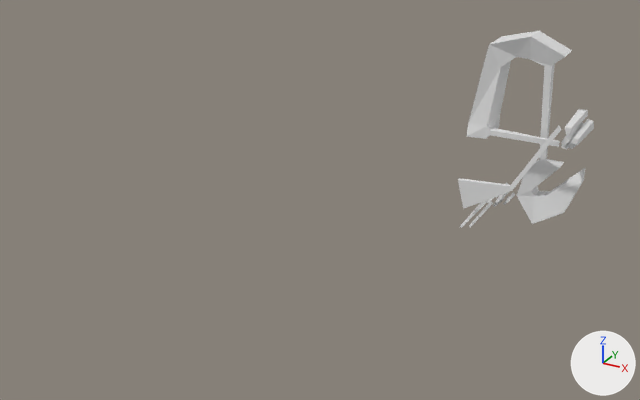
The OBJ model assets/models/level/model.obj, before and after one commit.
One viewpoint serves both versions: a camera (50 mm lens) standing at (64.0, -379.0, 141.0) and looking at (-79.0, -118.0, 11.0). The lights are fixed; the arrows at lower right show +X, +Y and +Z. The first picture is the older version. Where no turn or scale is listed for an object, it has been applied to the vertices.

Names of what the first picture shows: 'levelMesh'.
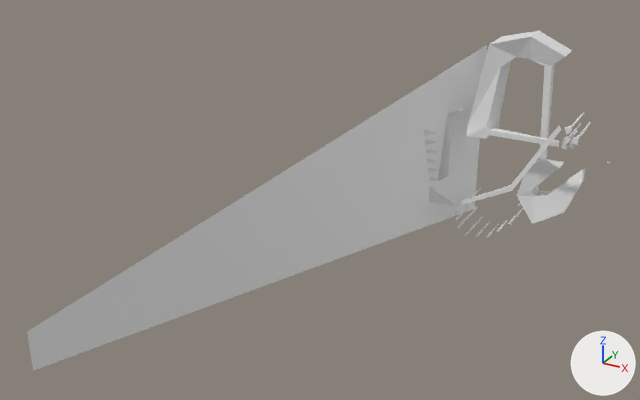
Location of each change, [x1, y1, x2, y2] in pixels of the pictures (640 x 400 px):
'levelMesh', reshaped (326% wider, 72% taller): before [458, 31, 594, 228]; after [27, 31, 610, 371]
part 1 of me_levelmesh, built on: before [458, 109, 594, 228]; after [27, 45, 610, 371]

What the commit changed:
me_levelmesh is used by ob_levelmesh; location (0.0, 0.0, 0.0).
me_levelmesh had 188 vertices, 200 faces and spanned x -59.9..-9.3, y -26.7..6.2, z -33.8..53.6.
me_levelmesh now has 334 vertices, 492 faces and spans x -111.7..0.8, y -230.7..14.7, z -43.5..53.6.
Part 1, on me_levelmesh:
14 vertices are removed from x -59.1..-9.3, y -26.4..6.2, z -10.3..20.4.
60 faces are deleted.
4 vertices in x -52.9..-51.4, y -21.0, z -28.0..-26.5 move by (-7.5, 0.0, -9.3).
4 vertices in x -44.8..-43.3, y -1.3, z -29.1..-27.6 move by (6.8, 0.0, 0.6).
4 vertices in x -51.4..-49.9, y -18.3, z -23.7..-22.3 move by (-5.7, 0.0, -17.6).
4 vertices in x -53.3..-51.8, y -24.0, z -33.3..-31.8 move by (-7.1, 0.0, 1.4).
3 vertices in x -42.8..-41.9, y -4.0, z -26.5..-25.1 move by (4.9, 0.0, -6.4).
3 vertices in x -49.1..-48.1, y -13.4, z -24.5..-23.1 move by (-4.5, 0.0, -19.0).
70 vertices move from x -57.4..-9.7, y -26.7..6.2, z -33.7..17.6 to x -60.3..-11.0, y -27.1..5.4, z -43.5..18.4.
124 vertices are added at x -111.7..0.8, y -230.7..14.7, z -41.8..41.8.
8 new vertices lie (0.0, 20.6, 0.0) away from vertices in x -18.4..-9.7, y 6.2, z 7.4..17.6.
8 new vertices lie (6.9, 2.8, -1.5) away from vertices in x -75.5, y -35.0..-29.3, z -10.2..13.9.
8 new vertices lie (0.0, 0.0, -0.5) away from vertices in x -68.6, y -32.2..-26.5, z -11.7..12.4.
12 new vertices lie (0.0, 20.6, 0.0) away from vertices in x -15.9..-10.9, y -13.3, z 10.5..18.8.
352 new faces join them.
